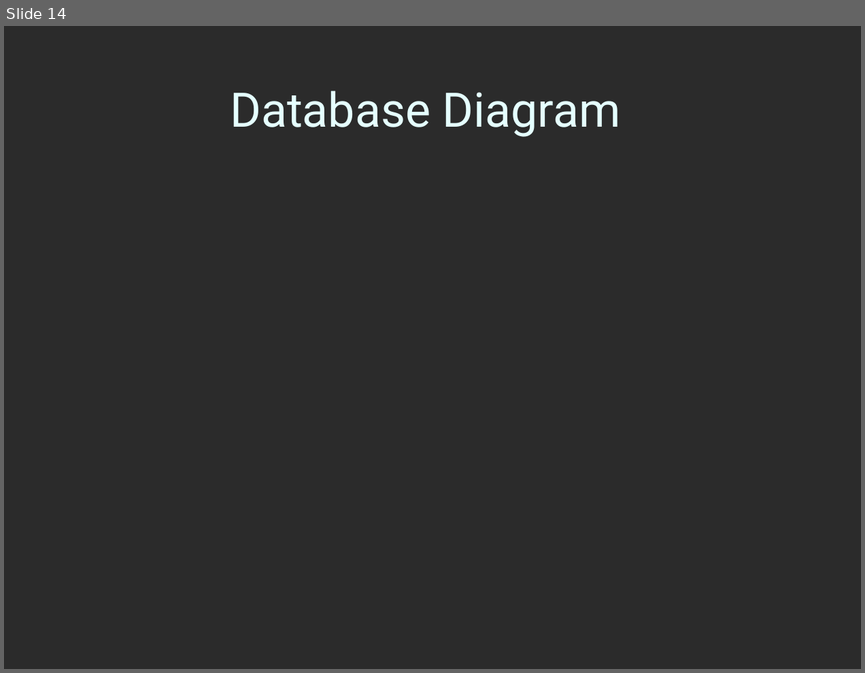
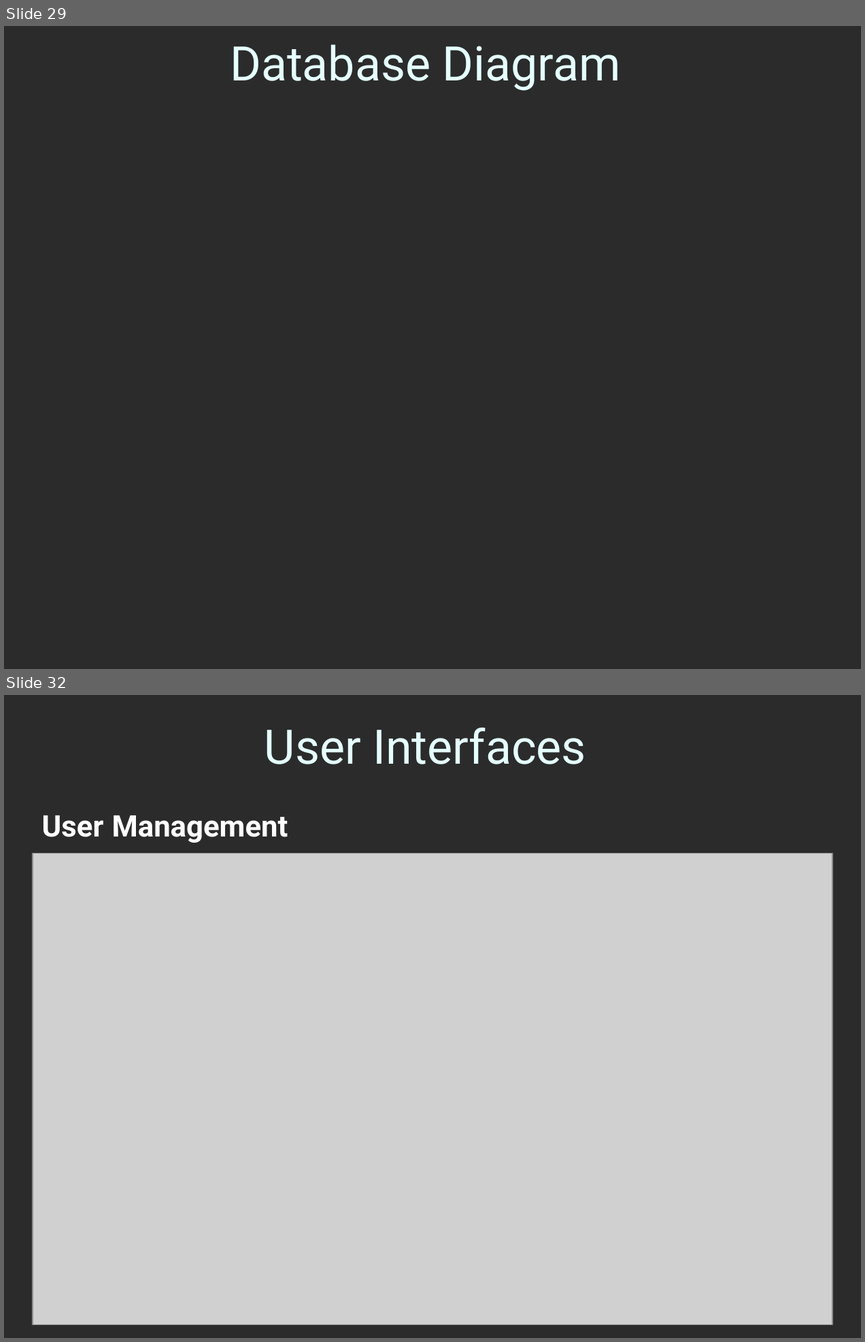
Before and after one commit to AzamWahid/LibraryInfoSystem, a slide deck: FinalDeliverables/3-SamplePresentation.ppt. Shown one above the other, each under a label of ours: slide 14 before the commit, slides 29 and 32 after it; the slides between them are not shown. The pictures are 865x673 and 865x1342 pixels, drawn with LibreOffice and Linux fonts; fonts in the diff are those of the drawing; grey boxes stand for pictures; background and template pictures are left out; a plain dark background stands for a picture behind light text. Boxes give left, top, right and bottom in pixels: in the first picture for what was removed or moved away, otherwise in the second. Text is boxed around its words. In the diff, an @@ line names an element or a change of style, - is before the commit and + after.

```diff
--- a/FinalDeliverables/3-SamplePresentation.ppt
+++ b/FinalDeliverables/3-SamplePresentation.ppt
@@ slide 32 added at (4,695,861,1338), background picture (left out) @@
@@ title added at (264,728,586,764), 40 pt, text #E5FFFF @@
+User Interfaces
@@ text added at (42,815,288,843), 25 pt, text #FFFFFF, bold @@
+User Management
@@ picture added at (33,853,832,1324) @@
@@ what was slide 14 is now slide 29 @@
@@ slide 29 changed as well @@
@@ title "Database Diagram": place and size @@
-title "Database Diagram" at (230,91,621,137)
+title "Database Diagram" at (230,44,621,91)
```
Also in this commit, not shown: 2 other slides changed, 31 other slides added, 12 slides removed, 9 other files.
